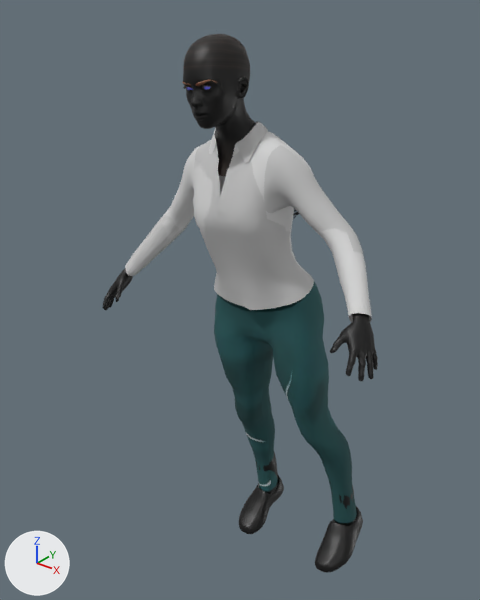
A saved change to the glTF model assets/characters/jane.glb.
One viewpoint serves both versions: a 50 mm lens placed at (0.94, -1.595, 1.734), pointed at (-0.176, -0.201, 0.869). The axes (+X, +Y, +Z) are drawn at lower left. The lights are the same throughout. The picture after the commit comes second. Where no turn or scale is listed for an object, it has been applied to the vertices. Vertices at exactly the same position are counted once.

The first picture shows 'Mesh_2', 'pack'.
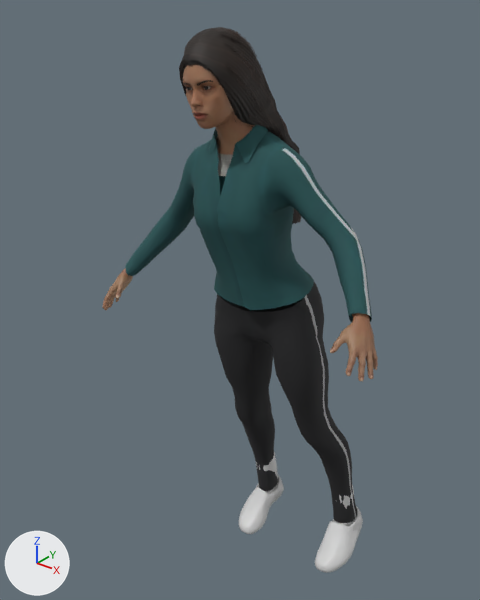
What changed in the scene script:
```text
Add img_image_8:
    img_image_8 = load_image('Image_8', '_unpacked/Image_8', 1024, 1024, 'sRGB')
Change mat_skin:
    mat_skin.texture: img_image_0 -> img_image_2
    mat_skin.roughness: 0.5 -> 0.55
Change mat_clothes:
    mat_clothes.texture: img_image_6 -> img_image_7
Change mat_clothes_001:
    mat_clothes_001.texture: img_image_7 -> img_image_8
Change mat_shoes:
    where n3 = _N.new('ShaderNodeTexImage'); n3.name = 'Image Texture'
    n3.image: img_image_5 -> img_image_6
Add mat_hairstrands:
    mat_hairstrands = bpy.data.materials.new('hairStrands')
    # uses the picture img_image_0
    # uses the picture img_image_1
Change me_mesh_3:
    used by ob_pack; location = (0.0, 0.0, 0.0)
    remove me_mesh_3.from_pydata(...)  # 7528 vertices, 12348 faces; spans x -0.55..0.31, y -0.37..0.03, z -0.06..1.62
    add me_mesh_3.from_pydata(...)  # 9388 vertices, 14501 faces; spans x -0.55..0.31, y -0.37..0.03, z -0.06..1.62
    me_mesh_3 part 1: 395 vertices moved from x -0.28..-0.03, y -0.37..-0.07, z 1.08..1.62 to x -0.28..-0.03, y -0.37..-0.08, z 1.08..1.62; 1559 vertices removed from x -0.29..-0.02, y -0.36..-0.07, z 1.08..1.62; 3419 vertices added at x -0.32..-0.03, y -0.37..-0.08, z 1.08..1.62
    me_mesh_3 part 2: 362 faces spanning x -0.28..-0.03, y -0.36..-0.08, z 1.1..1.62 switch from mat_hair to mat_hairstrands
```

What differs and where, as boxes (x1, y1, x2, y2) in the pictures (480 x 600 px; the box of a moved part takes in the faces that stretch with it):
'pack', surface changed, reshaped (darker): before (125, 121, 372, 573); after (125, 27, 372, 573)
'Mesh_2', surface changed: (103, 63, 378, 381) in both
part 1 of me_mesh_3, moved or reshaped: before (258, 123, 299, 218); after (179, 27, 301, 224)
part 2 of me_mesh_3, recoloured: after (179, 55, 297, 211)
